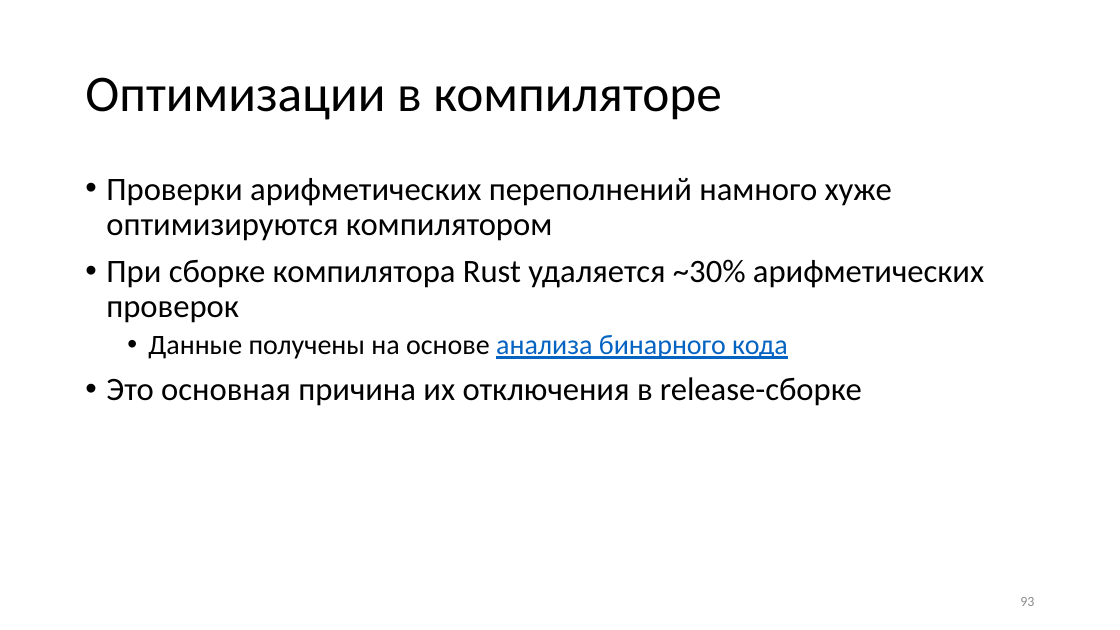
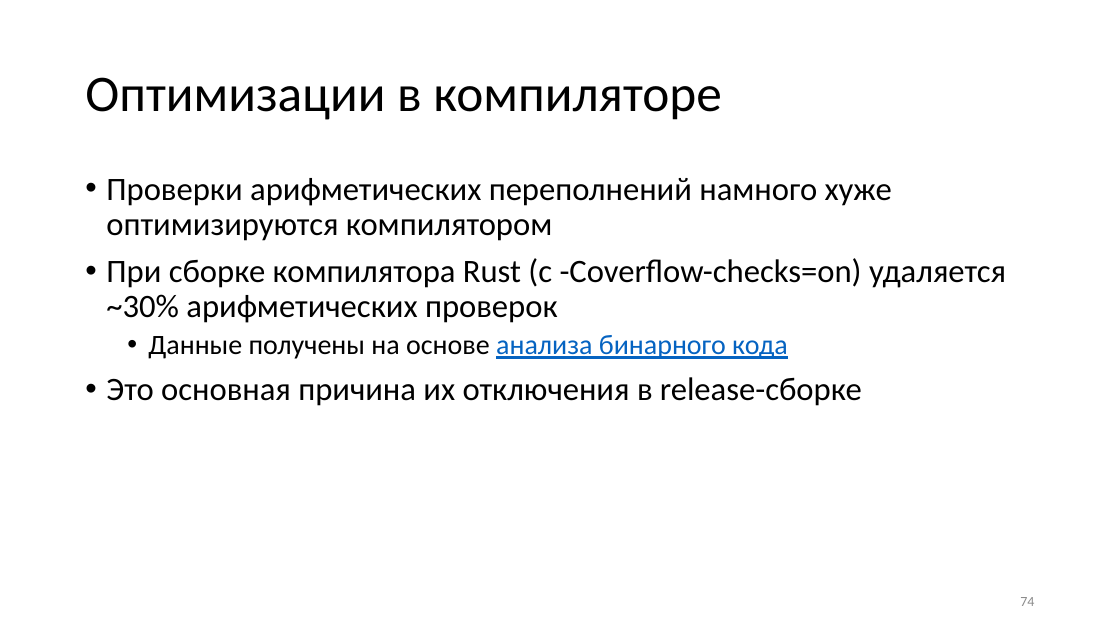
Before and after one commit to yugr/rust-slides, a slide deck: slide 74 of RU_short.pptx (slide 93 before the commit). Drawn at 1120x630 pixels with LibreOffice and Linux fonts; fonts in the diff are those of the drawing. Boxes give left, top, right and bottom in pixels: in the first picture for what was removed or moved away, otherwise in the second. Text is boxed around its words. In the diff, an @@ line names an element or a change of style, - is before the commit and + after.

```diff
--- a/RU_short.pptx
+++ b/RU_short.pptx
@@ text at box(106, 258, 1006, 323): text changed @@
-• При сборке компилятора Rust удаляется ~30% арифметических проверок
+• При сборке компилятора Rust (с -Coverflow-checks=on) удаляется ~30% арифметических проверок
@@ page number at box(1020, 597, 1034, 606): text changed @@
-93
+74
```
Also in this commit, not shown: 10 other slides changed, 10 slides removed, 4 other files.
